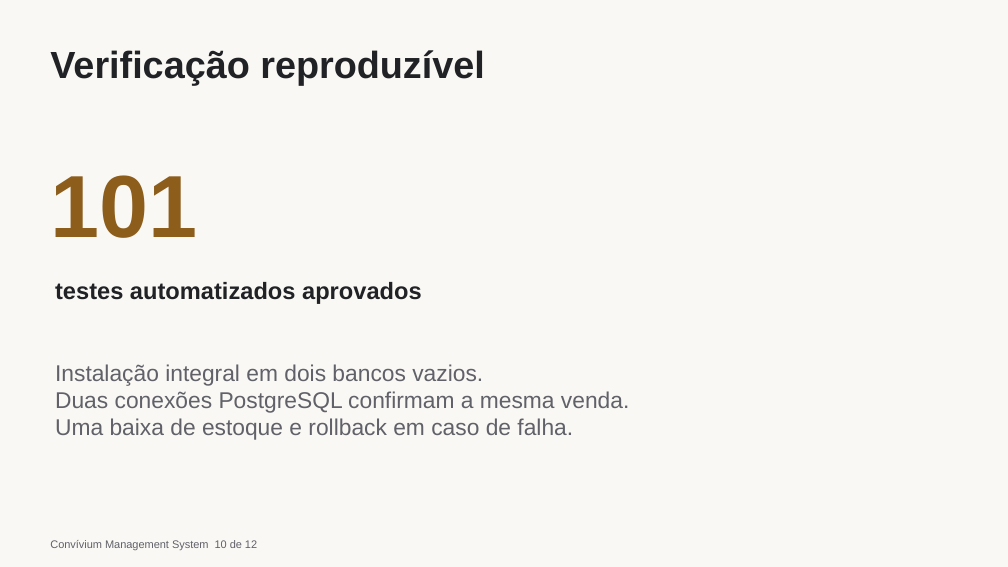
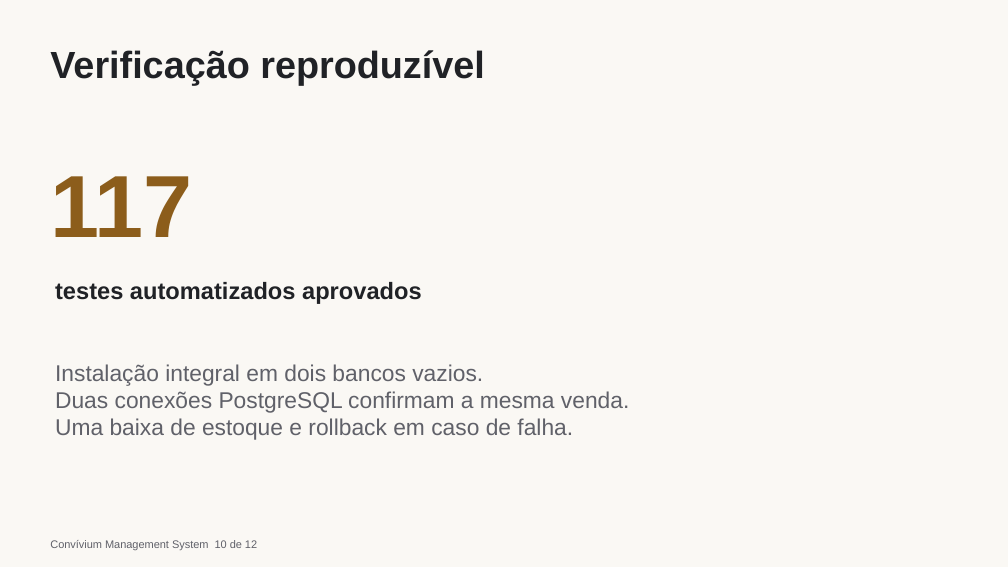
Before and after one commit to terpsandlups/BRASA_BURGER_CRUD_ERP, a slide deck: slide 10 of Slides/Entrega-2/Convivium-Entrega-2.pptx. Drawn at 1008x567 pixels with LibreOffice and Linux fonts; fonts in the diff are those of the drawing. Boxes give left, top, right and bottom in pixels: in the first picture for what was removed or moved away, otherwise in the second. Text is boxed around its words. In the diff, an @@ line names an element or a change of style, - is before the commit and + after.

```diff
--- a/Slides/Entrega-2/Convivium-Entrega-2.pptx
+++ b/Slides/Entrega-2/Convivium-Entrega-2.pptx
@@ text at box(50, 176, 192, 237): text changed @@
-101
+117
```
Also in this commit, not shown: 4 other slides changed, 39 other files.
